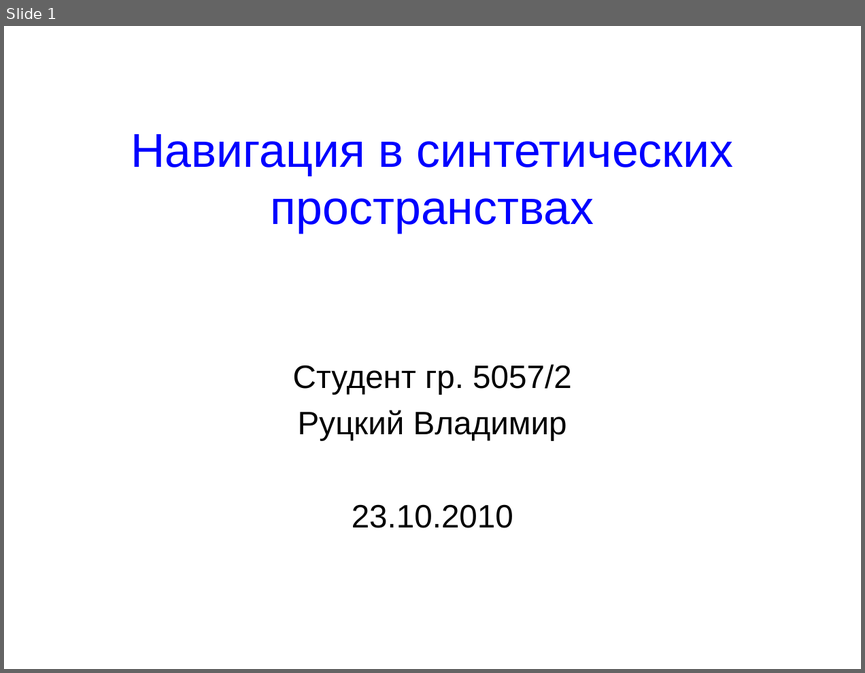
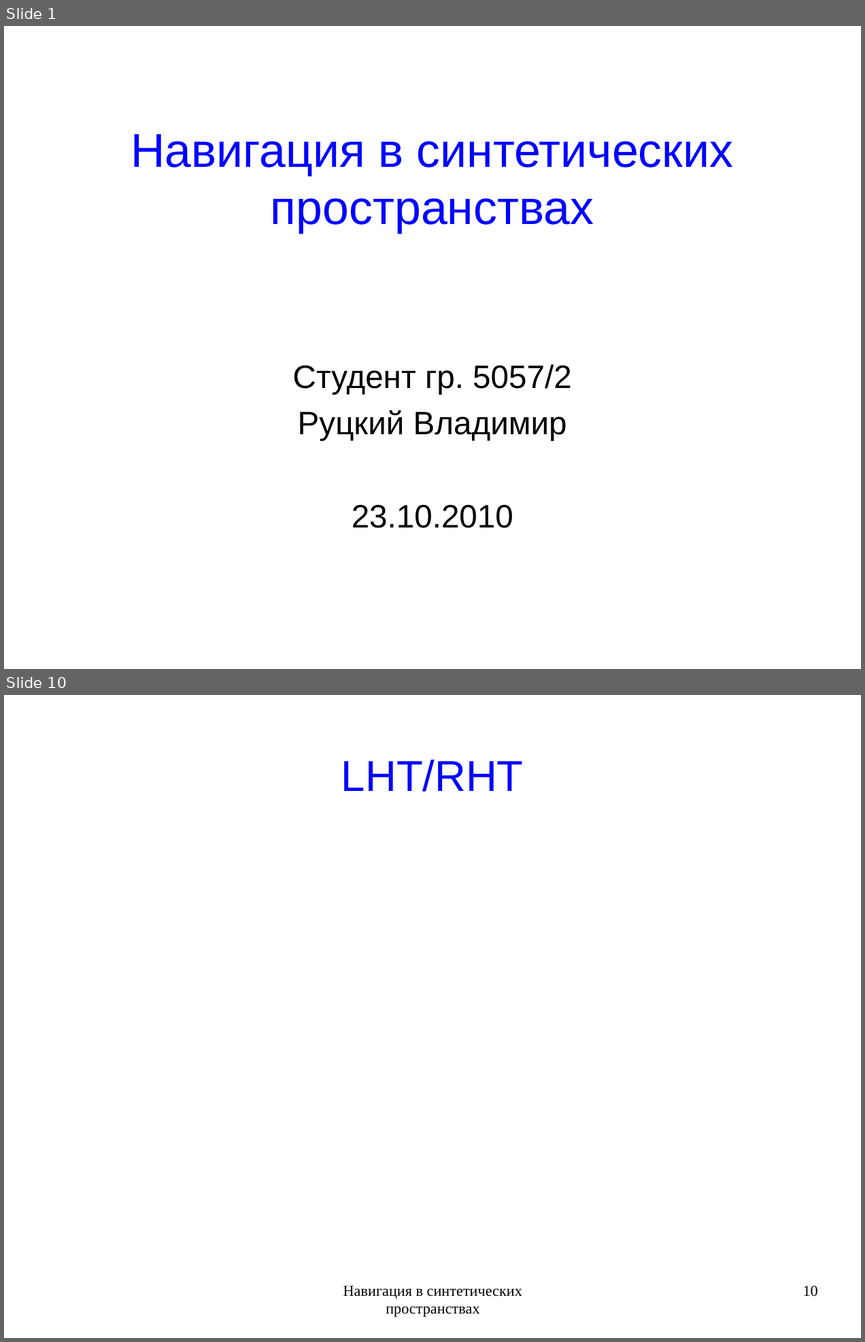
Before and after one commit to rutsky/semester09, a slide deck: Artificial_intelligence/Navigation_in_synthetic_space/50572_Rutsky_Navigation_in_synthetic_space.odp. Shown one above the other, each under a label of ours: slide 1 before the commit, slides 1 and 10 after it; the slides between them are not shown. The pictures are 865x673 and 865x1342 pixels, drawn with LibreOffice and Linux fonts; fonts in the diff are those of the drawing. Boxes give left, top, right and bottom in pixels: in the first picture for what was removed or moved away, otherwise in the second. Text is boxed around its words. In the diff, an @@ line names an element or a change of style, - is before the commit and + after.

```diff
--- a/Artificial_intelligence/Navigation_in_synthetic_space/50572_Rutsky_Navigation_in_synthetic_space.odp
+++ b/Artificial_intelligence/Navigation_in_synthetic_space/50572_Rutsky_Navigation_in_synthetic_space.odp
@@ slide 10 added at (x1=4, y1=695, x2=861, y2=1338), background #FFFFFF @@
@@ title added at (x1=341, y1=760, x2=524, y2=792), 40 pt, text #0000FF @@
+LHT/RHT
@@ text added at (x1=343, y1=1285, x2=522, y2=1317), 14 pt, text #000000 @@
+Навигация в синтетических пространствах
@@ page number added at (x1=803, y1=1285, x2=818, y2=1296), 14 pt, text #000000 @@
+10
```
Also in this commit, not shown: 1 slide changed, 14 other slides added.
